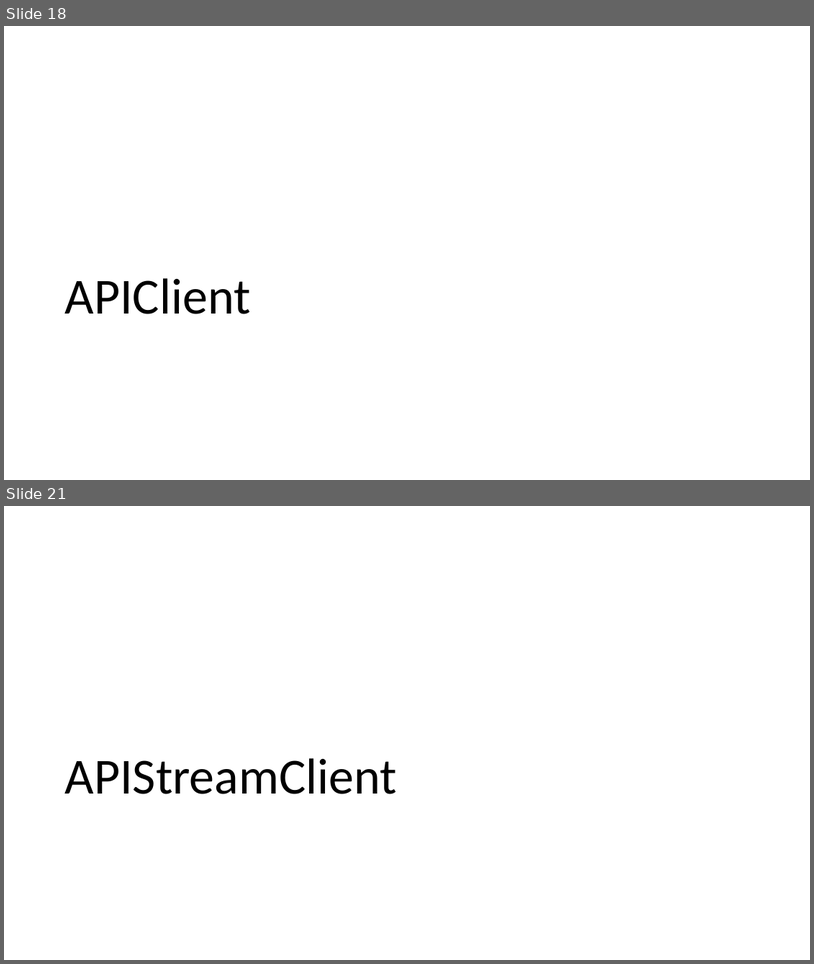
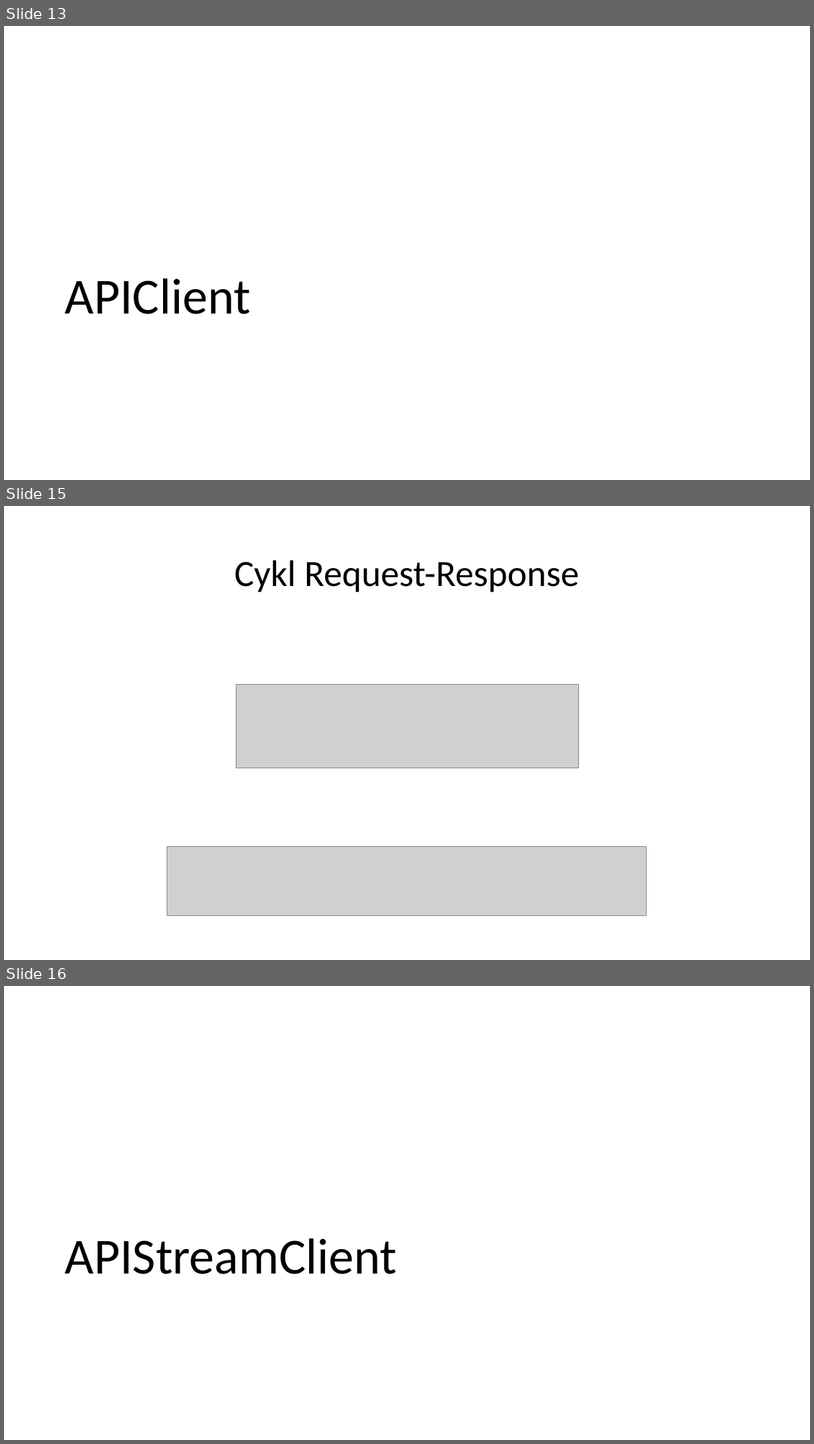
Before and after one commit to oskop123/Trading_Bot, a slide deck: presentation/JPWP.pptx. Shown one above the other, each under a label of ours: slides 18 and 21 before the commit, slides 13, 15 and 16 after it; the slides between them are not shown. The pictures are 814x964 and 814x1444 pixels, drawn with LibreOffice and Linux fonts; fonts in the diff are those of the drawing; grey boxes stand for pictures. Boxes give left, top, right and bottom in pixels: in the first picture for what was removed or moved away, otherwise in the second. Text is boxed around its words. In the diff, an @@ line names an element or a change of style, - is before the commit and + after.

```diff
--- a/presentation/JPWP.pptx
+++ b/presentation/JPWP.pptx
@@ slide 15 added at (x1=4, y1=506, x2=810, y2=960), background #FFFFFF @@
@@ title added at (x1=234, y1=560, x2=579, y2=592), 44 pt, text #000000 @@
+Cykl Request-Response
@@ picture added at (x1=236, y1=684, x2=579, y2=768) @@
@@ picture added at (x1=167, y1=847, x2=646, y2=916) @@
@@ what was slide 18 is now slide 13 @@
@@ what was slide 21 is now slide 16 @@
```
Also in this commit, not shown: 3 slides changed, 11 other slides added, 18 slides removed.
